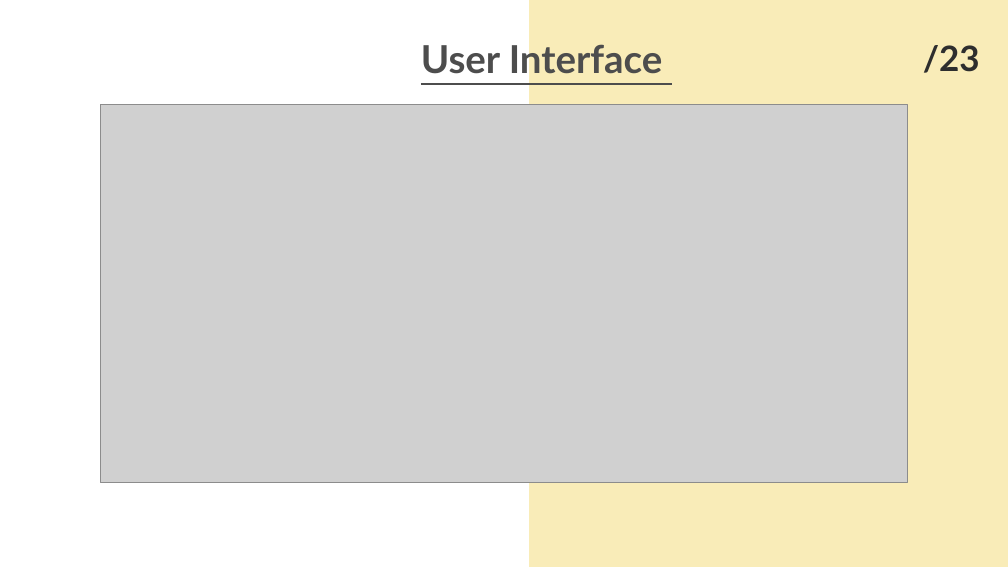
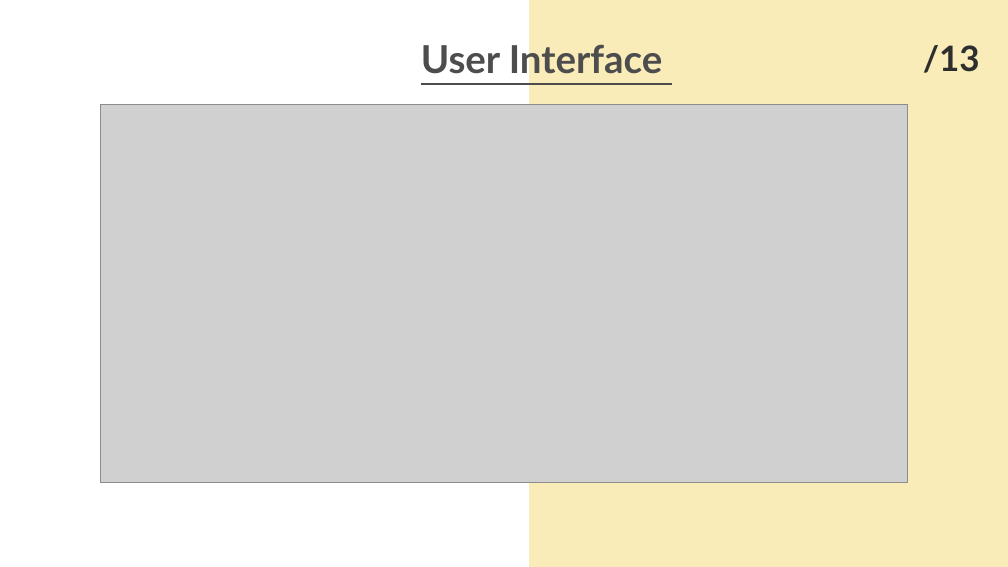
Before and after one commit to SadiaImran/PodVerse, a slide deck: slide 13 of docs/60%/PodVerse-60%-PPT.pptx (slide 23 before the commit). Drawn at 1008x567 pixels with LibreOffice and Linux fonts; fonts in the diff are those of the drawing; grey boxes stand for pictures. Boxes give left, top, right and bottom in pixels: in the first picture for what was removed or moved away, otherwise in the second. Text is boxed around its words. In the diff, an @@ line names an element or a change of style, - is before the commit and + after.

```diff
--- a/docs/60%/PodVerse-60%-PPT.pptx
+++ b/docs/60%/PodVerse-60%-PPT.pptx
@@ text at <box>923,45,980,73</box>: text changed @@
-/23
+/13
```
Also in this commit, not shown: 8 other slides changed, 1 slide added, 10 slides removed, 1 other file.
